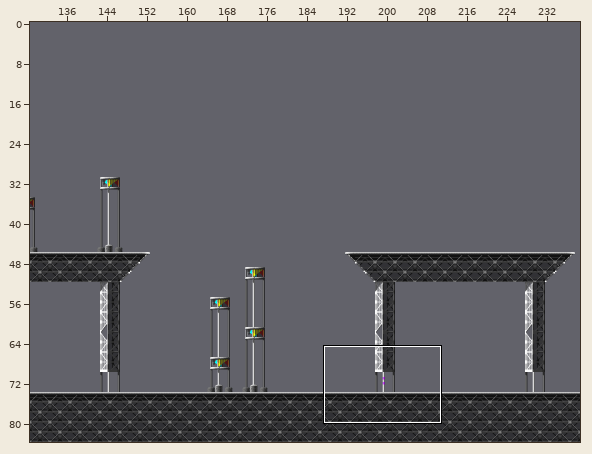
A Tiled map gets an edit: assets/levels/1.tmx. The picture above shows the old version from afar; the outline marks the close-up.
Close-up. As it was:
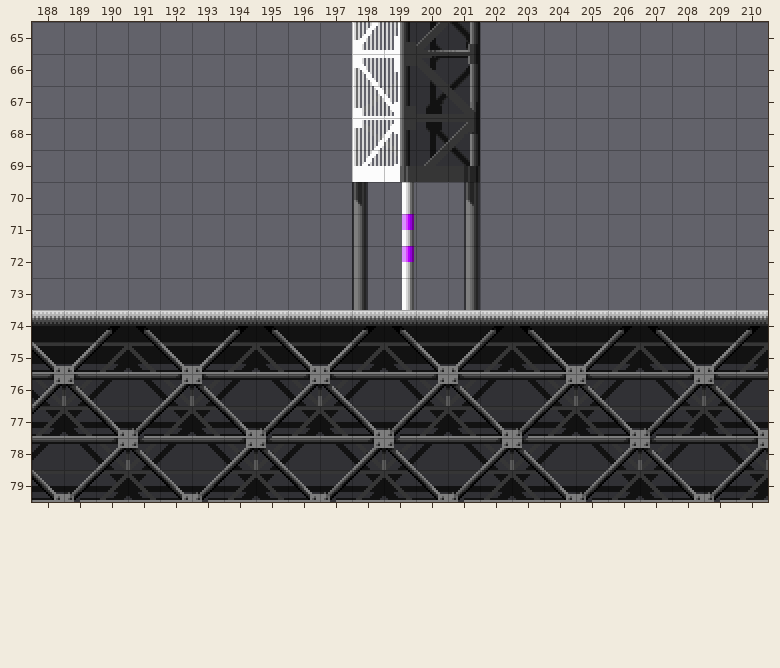
Cells are 16x16 px. Shown: x 188..210, y 65..79. The commit also changed other parts of the map, which this record leaves out.
The result:
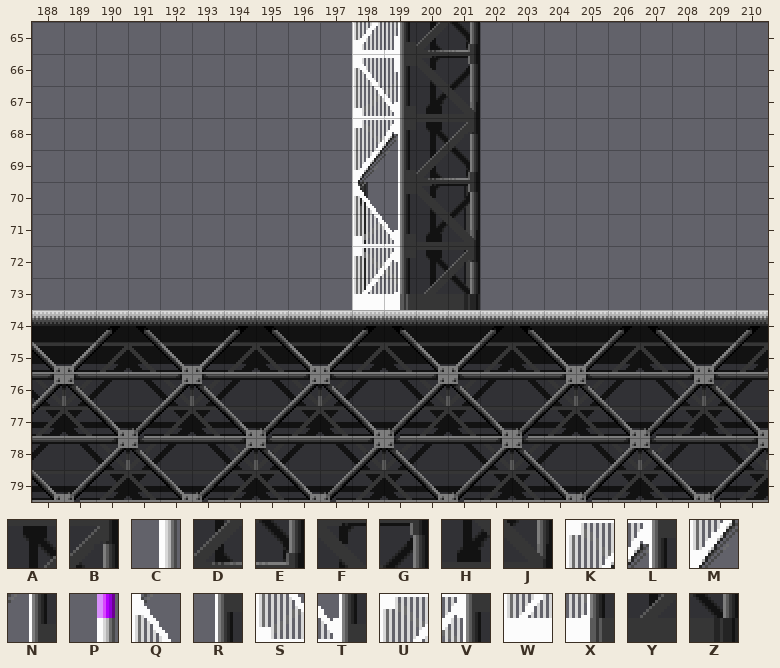
Key: from "tiles-vectorman": A 67, B 68, C 124, D 131, E 132, F 195, G 196, H 259, J 260, K 385, L 386, M 449, N 450, P 508, Q 513, R 514, S 577, T 578, U 705, V 1026, W 1089, X 1090, Y 1091, Z 1092.
_ is an empty cell.
See-through tiles are keyed as they look on the map.
The edit:
Layer "Objects":
Tile A is added in row 72 at x 200.
Tile B is added in row 72 at x 201.
Tile D replaces tile Y in row 69 at x 200.
Tile E replaces tile Z in row 69 at x 201.
Tile F is added in row 70 at x 200.
Tile G is added in row 70 at x 201.
Tile H is added in row 71 at x 200.
Tile J is added in row 71 at x 201.
Tile K replaces tile U in row 68 at x 198.
Tile L replaces tile V in row 68 at x 199.
Tile M replaces tile W in row 69 at x 198.
Tile N replaces tile X in row 69 at x 199.
Tile Q is added in row 70 at x 198.
Tile R is added in row 70 at x 199.
Tile S is added in row 71 at x 198.
Tile T is added in row 71 at x 199.
Tile U is added in row 72 at x 198.
Tile V is added in row 72 at x 199.
Tile W is added in row 73 at x 198.
Tile X is added in row 73 at x 199.
Tile Y is added in row 73 at x 200.
Tile Z is added in row 73 at x 201.
Layer "Foreground":
Tile C is gone in row 70 at x 199; in row 73 at x 199.
Tile P is gone in rows 71 to 72 at x 199.
